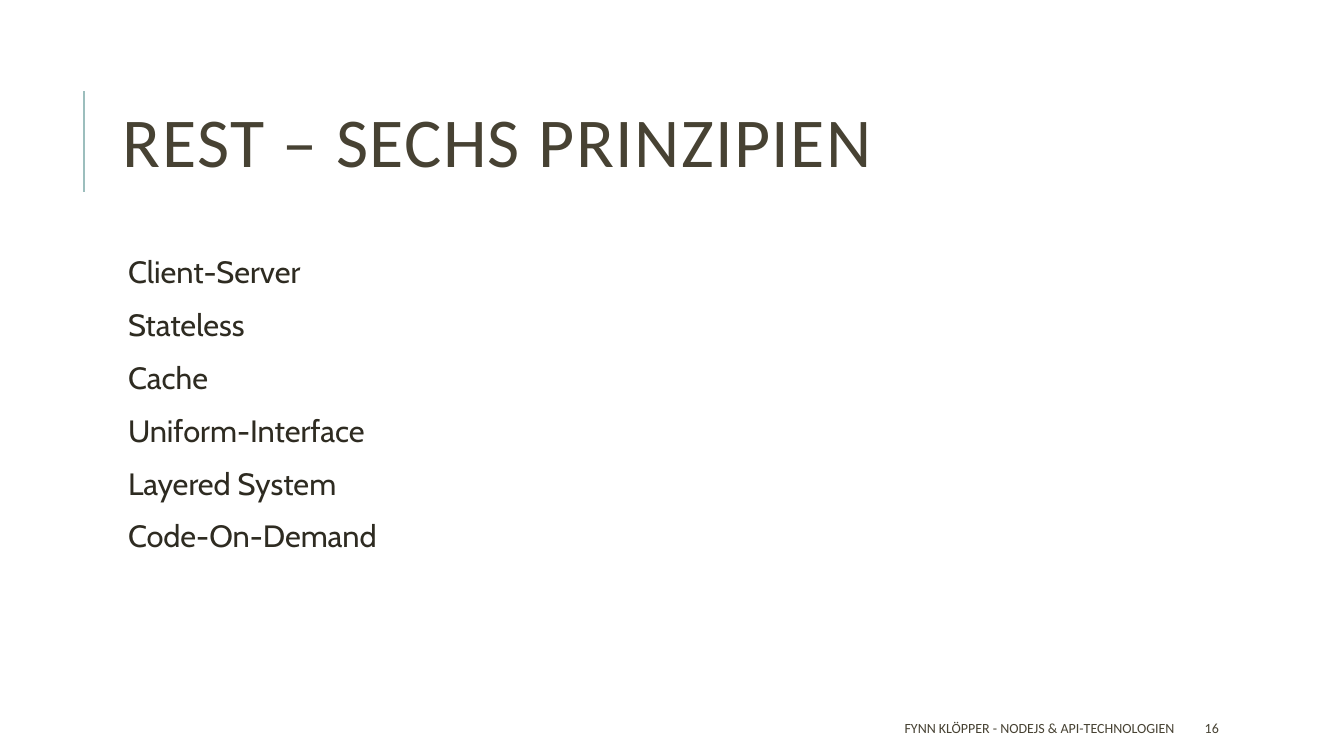
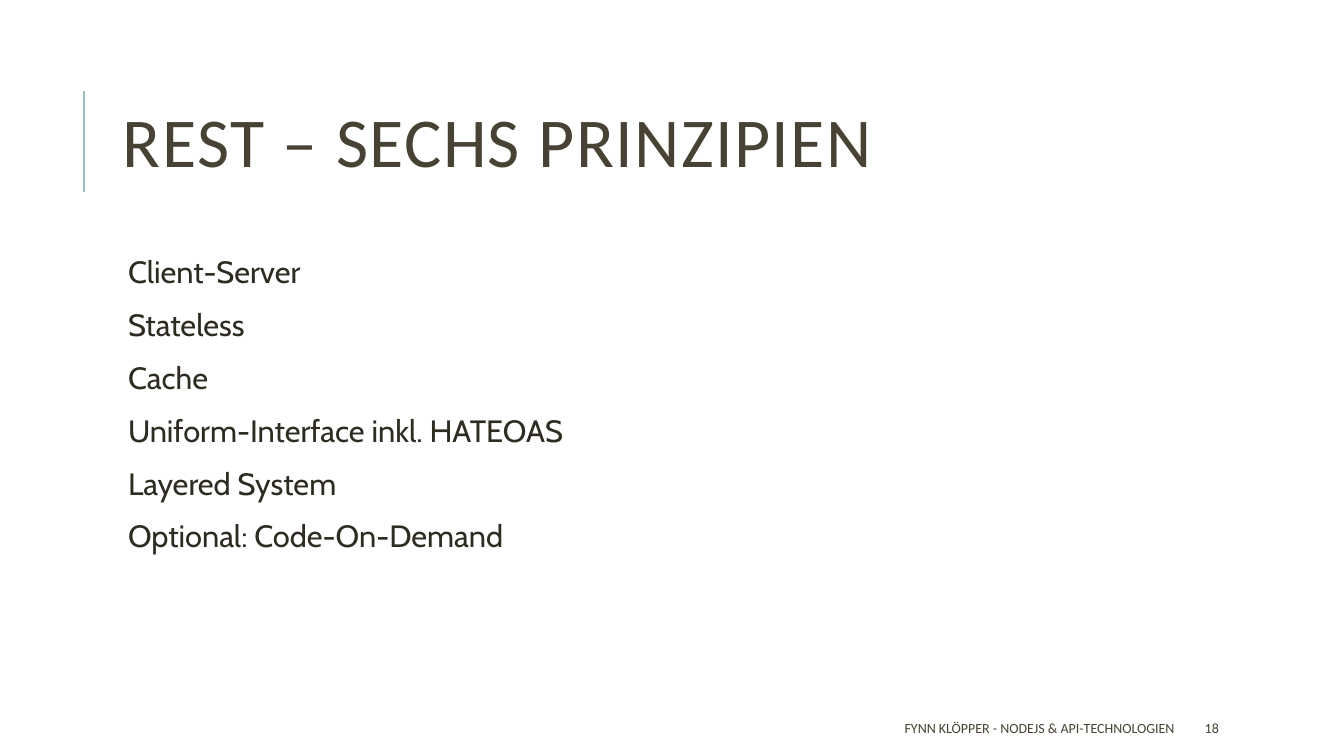
Before and after one commit to fkloepper/presentation, a slide deck: slide 18 of Backend/Backend.pptx (slide 16 before the commit). Drawn at 1344x756 pixels with LibreOffice and Linux fonts; fonts in the diff are those of the drawing. Boxes give left, top, right and bottom in pixels: in the first picture for what was removed or moved away, otherwise in the second. Text is boxed around its words. In the diff, an @@ line names an element or a change of style, - is before the commit and + after.

```diff
--- a/Backend/Backend.pptx
+++ b/Backend/Backend.pptx
@@ text at [128,419,563,443]: text changed @@
-  Uniform-Interface
+  Uniform-Interface inkl. HATEOAS
@@ text at [128,524,503,554]: text changed @@
-  Code-On-Demand
+  Optional: Code-On-Demand
@@ page number at [1205,723,1219,733]: text changed @@
-16
+18
```
Also in this commit, not shown: 1 other slide changed, 2 slides added, 1 other file.
